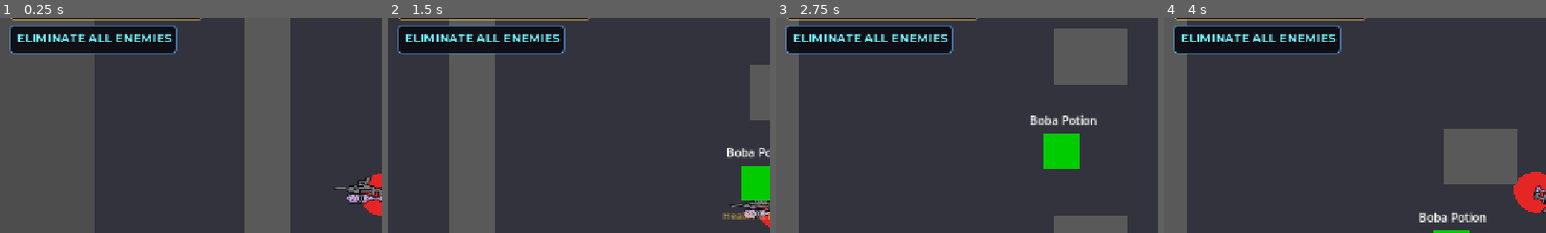
Above: before the commit, frames 1-4 (left to right).
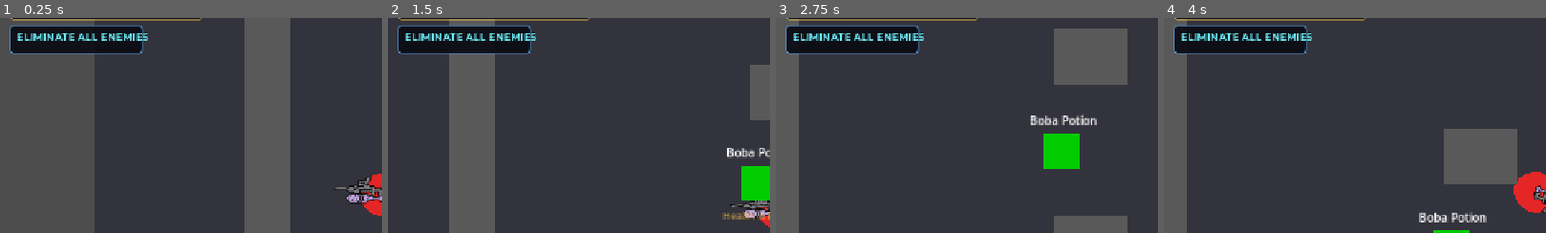
Above: after the commit, the same moments.

Repository: coyote321/BobaGame
Game: Godot game, scene res://Scenes/MissionScene.tscn
Same seed, same stepped clock (60 frames per second), same inputs: the game is played once before the commit and once after it. This scene is started directly instead of the project's main scene. Sound files missing from this copy of the repository are replaced by a short silence.
Inputs (mouse positions are % of the whole screen's width and height, from its top left):
- Up to frame 1 (0.25 s): no input
- Up to frame 2 (1.5 s): tap Enter at 0.5 s; move the mouse to (72, 45) at 0.52 s; hold D (move_right) 0.53-1.28 s; tap G (ability) at 0.6 s; click (72, 45) at 0.67 s; tap E (interact) at 1.25 s; move the mouse to (30, 55) at 1.27 s; hold S (move_down) from 1.28 s (still down); right-click (30, 55) at 1.35 s
- Up to frame 3 (2.75 s): move the mouse to (60, 28) at 2.02 s; release S (move_down) at 2.03 s; press the mouse at (60, 28) at 2.03 s; hold D (move_right) from 2.03 s (still down)
- Up to frame 4 (4 s): move the mouse to (45, 70) at 2.77 s; release D (move_right) at 2.78 s; release the mouse at (45, 70) at 2.78 s; hold W (move_up) 2.78-3.53 s; tap Ctrl (crouch) at 2.85 s; click (45, 70) at 2.92 s; move the mouse to (80, 65) at 3.52 s; hold A (move_left) from 3.53 s (still down); hold E (interact) from 3.53 s (still down)
The pictures show only the part of the screen within x 0-50%, y 9-59%; the shares and areas given below are measured in that part.

The runs differ from the first frame. In frame 1, 2.2% of the frame differs, in the area x 4-47%, y 3-17%; in frame 2, 2.2%; in frame 3, 2.2%; in frame 4, 2.2%.

Commit message:
adjust hud again

Diff:
--- a/Scenes/Customer.tscn
+++ b/Scenes/Customer.tscn
@@ -3,8 +3,8 @@
 [ext_resource type="Script" uid="uid://4p8pqstb1nfu" path="res://Scripts/Customer.gd" id="1_script"]
 
 [sub_resource type="CapsuleShape2D" id="CapsuleShape2D_customer"]
-radius = 20.0
-height = 60.0
+radius = 30.0
+height = 74.0
 
 [node name="Customer" type="CharacterBody2D"]
 collision_layer = 4
--- a/Scenes/HUD.tscn
+++ b/Scenes/HUD.tscn
@@ -103,7 +103,7 @@
 [node name="MissionPanel" type="Panel" parent="."]
 offset_left = 16.0
 offset_top = 76.0
-offset_right = 296.0
+offset_right = 244.0
 offset_bottom = 124.0
 theme_override_styles/panel = SubResource("StyleBoxFlat_panel")
 
@@ -111,13 +111,13 @@
 layout_mode = 0
 offset_left = 12.0
 offset_top = 9.0
-offset_right = 272.0
+offset_right = 220.0
 offset_bottom = 38.0
 theme_override_colors/font_color = Color(0.45, 0.95, 1, 1)
 theme_override_colors/font_outline_color = Color(0, 0, 0, 1)
 theme_override_constants/outline_size = 4
 theme_override_fonts/font = ExtResource("7_font_bold")
-theme_override_font_sizes/font_size = 20
+theme_override_font_sizes/font_size = 17
 text = "ELIMINATE ALL ENEMIES"
 
 [node name="TimerLabel" type="Label" parent="MissionPanel"]
@@ -125,7 +125,7 @@
 layout_mode = 0
 offset_left = 14.0
 offset_top = 44.0
-offset_right = 272.0
+offset_right = 220.0
 offset_bottom = 72.0
 theme_override_colors/font_color = Color(1, 0.85, 0.3, 1)
 theme_override_colors/font_outline_color = Color(0, 0, 0, 1)
@@ -137,9 +137,9 @@
 [node name="ReturnButton" type="Button" parent="MissionPanel"]
 visible = false
 layout_mode = 0
-offset_left = 96.0
+offset_left = 44.0
 offset_top = 44.0
-offset_right = 272.0
+offset_right = 220.0
 offset_bottom = 72.0
 theme_override_colors/font_color = Color(1, 1, 1, 1)
 theme_override_colors/font_hover_color = Color(0.91, 0.76, 0.29, 1)
--- a/Scripts/HUD.gd
+++ b/Scripts/HUD.gd
@@ -6,6 +6,10 @@
 const ACCENT_RED := Color(1.0, 0.45, 0.45, 1.0)
 const MISSION_PANEL_COMPACT_BOTTOM := 124.0
 const MISSION_PANEL_EXPANDED_BOTTOM := 156.0
+const MISSION_PANEL_MIN_WIDTH := 210.0
+const MISSION_PANEL_MAX_WIDTH := 320.0
+const MISSION_PANEL_SIDE_PADDING := 24.0
+const OBJECTIVE_CHAR_WIDTH := 9.5
 
 @onready var health_bar: ProgressBar = $HealthPanel/HealthBar
 @onready var health_text: Label = $HealthPanel/HealthText
@@ -45,6 +49,7 @@
 			objective_label.text = "TARGET: " + GameManager.current_contract["target"]
 		else:
 			objective_label.text = _default_objective_text()
+		_fit_mission_panel_to_objective(false)
 
 	_selected_style = StyleBoxFlat.new()
 	_selected_style.bg_color = Color(0.18, 0.15, 0.08, 0.95)
@@ -84,6 +89,26 @@
 	if mission_panel:
 		mission_panel.offset_bottom = MISSION_PANEL_EXPANDED_BOTTOM if expanded else MISSION_PANEL_COMPACT_BOTTOM
 
+func _get_objective_panel_width() -> float:
+	if not objective_label:
+		return MISSION_PANEL_MIN_WIDTH
+	var estimated_width := objective_label.text.length() * OBJECTIVE_CHAR_WIDTH + MISSION_PANEL_SIDE_PADDING
+	return clampf(estimated_width, MISSION_PANEL_MIN_WIDTH, MISSION_PANEL_MAX_WIDTH)
+
+func _fit_mission_panel_to_objective(expanded: bool) -> void:
+	if not mission_panel:
+		return
+	var panel_width := _get_objective_panel_width()
+	mission_panel.offset_right = mission_panel.offset_left + panel_width
+	if objective_label:
+		objective_label.offset_right = panel_width - 12.0
+	if timer_label:
+		timer_label.offset_right = panel_width - 14.0
+	if return_button:
+		return_button.offset_right = panel_width - 14.0
+		return_button.offset_left = maxf(12.0, panel_width - 190.0)
+	_set_mission_panel_expanded(expanded)
+
 func update_health(current_hp: int, max_hp: int):
 	if not health_bar or not health_text:
 		return
@@ -131,8 +156,10 @@
 func update_objective(text: String):
 	if objective_label:
 		objective_label.text = text
+	var expanded := false
 	if timer_label and return_button:
-		_set_mission_panel_expanded(timer_label.visible or return_button.visible)
+		expanded = timer_label.visible or return_button.visible
+	_fit_mission_panel_to_objective(expanded)
 
 func update_timer(seconds_remaining: float):
 	if not timer_label:
@@ -140,9 +167,9 @@
 	if seconds_remaining < 0:
 		timer_label.visible = false
 		if return_button == null or not return_button.visible:
-			_set_mission_panel_expanded(false)
-		return
-	_set_mission_panel_expanded(true)
+			_fit_mission_panel_to_objective(false)
+		return
+	_fit_mission_panel_to_objective(true)
 	timer_label.visible = true
 	var secs := int(ceil(seconds_remaining))
 	timer_label.text = "TIME  %02d:%02d" % [secs / 60, secs % 60]
@@ -167,10 +194,10 @@
 	_show_mission_end_state("MISSION FAILED — " + reason, ACCENT_RED)
 
 func _show_mission_end_state(text: String, color: Color):
-	_set_mission_panel_expanded(true)
 	if objective_label:
 		objective_label.text = text
 		objective_label.add_theme_color_override("font_color", color)
+	_fit_mission_panel_to_objective(true)
 	if timer_label:
 		timer_label.visible = false
 	if return_button:
Not shown, added: Scripts/Hazard.gd.uid
